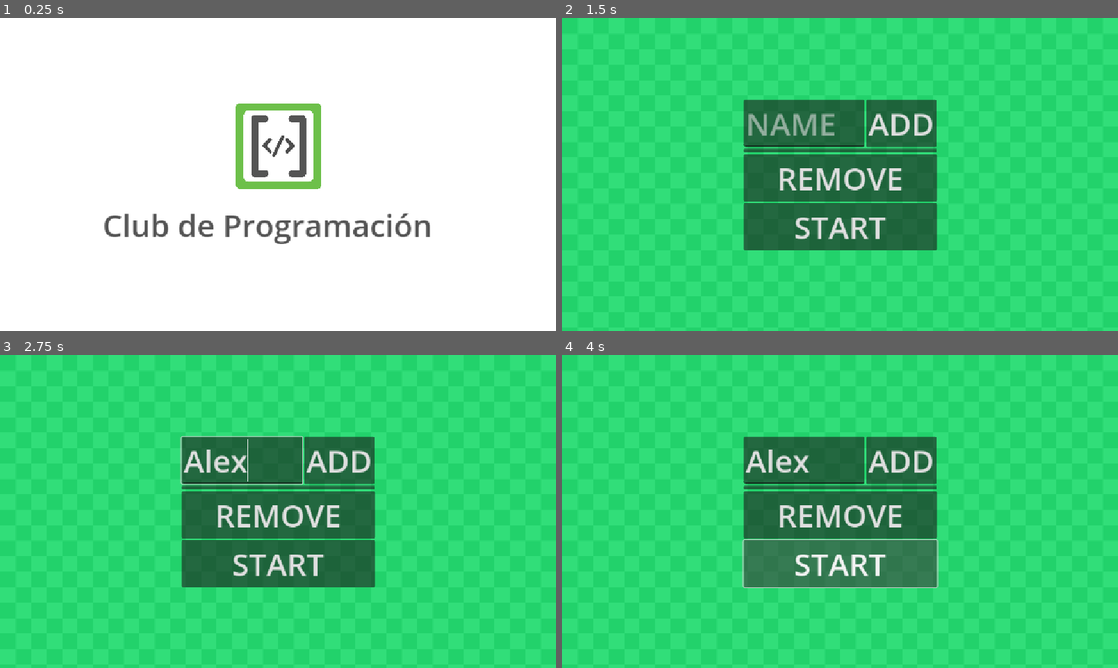
Above: before the commit, frames 1-4 (two rows, left to right).
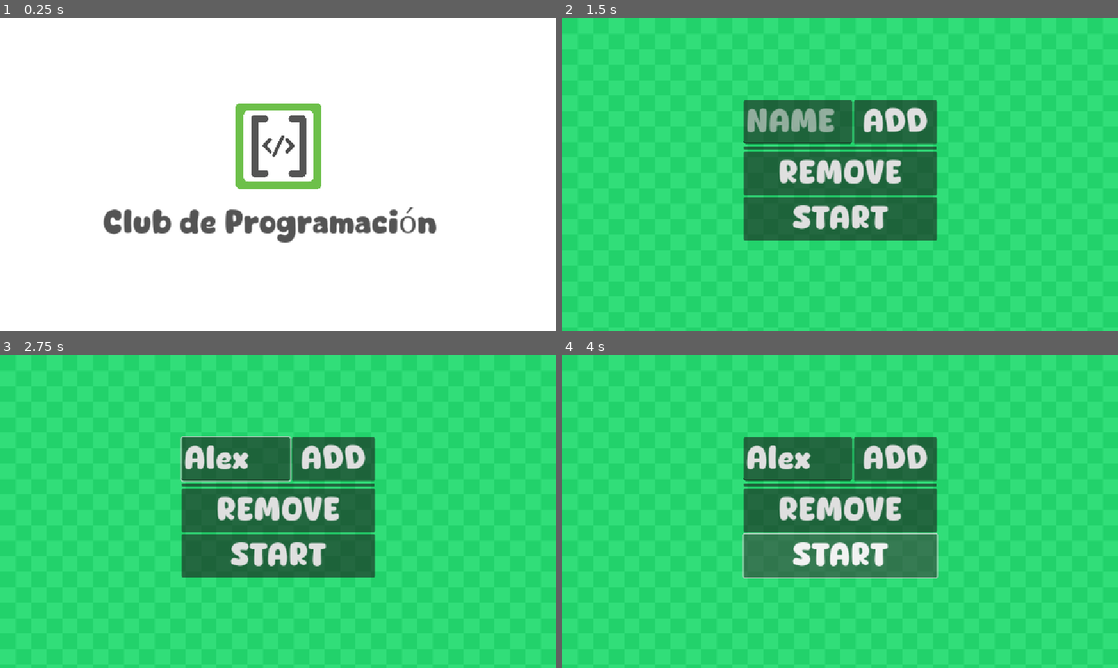
Above: after the commit, the same moments.

Repository: lucianocanovas/hot-potato
Game: Godot game, scene res://scenes/club_logo.tscn
Same seed, same stepped clock (60 frames per second), same inputs: the game is played once before the commit and once after it.
Inputs (mouse positions are in pixels of both pictures, inside the frame that each line leads up to):
- Up to frame 1 (0.25 s): no input
- Up to frame 2 (1.5 s): tap Enter at 0.5 s; move the mouse to (962, 158) at 0.52 s; click (962, 158) at 0.67 s; click "START GAME" at 1.25 s
- Up to frame 3 (2.75 s): click (239, 458) at 2.02 s; type "Alex" at 2.1 s
- Up to frame 4 (4 s): click "START" at 2.75 s; click "START" at 3.5 s

The runs differ from the first frame. In frame 1, 2.8% of the frame differs, in the area x 18-79%, y 60-73%; in frame 2, 6.9%, in the area x 32-68%, y 26-75%; in frame 3, 6.8%; in frame 4, 6.8%.

Commit message:
agregado font

Diff:
--- /dev/null
+++ b/global_font.tres
@@ -0,0 +1,10 @@
+[gd_resource type="FontVariation" load_steps=2 format=3 uid="uid://cuqjfglqr4yjb"]
+
+[ext_resource type="FontFile" uid="uid://bh0qsw7x6hx64" path="res://Cute Dino.ttf" id="1_v2pgh"]
+
+[resource]
+base_font = ExtResource("1_v2pgh")
+opentype_features = {
+1667329140: 0
+}
+spacing_top = 10
--- a/project.godot
+++ b/project.godot
@@ -25,6 +25,10 @@
 
 window/stretch/mode="canvas_items"
 
+[gui]
+
+theme/custom_font="uid://cuqjfglqr4yjb"
+
 [input]
 
 quit={
--- a/scenes/PlayerSetup.tscn
+++ b/scenes/PlayerSetup.tscn
@@ -46,6 +46,7 @@
 
 [node name="AddButton" type="Button" parent="VBoxContainer/HBoxContainer"]
 layout_mode = 2
+size_flags_horizontal = 3
 theme_override_font_sizes/font_size = 64
 text = "ADD"
 
